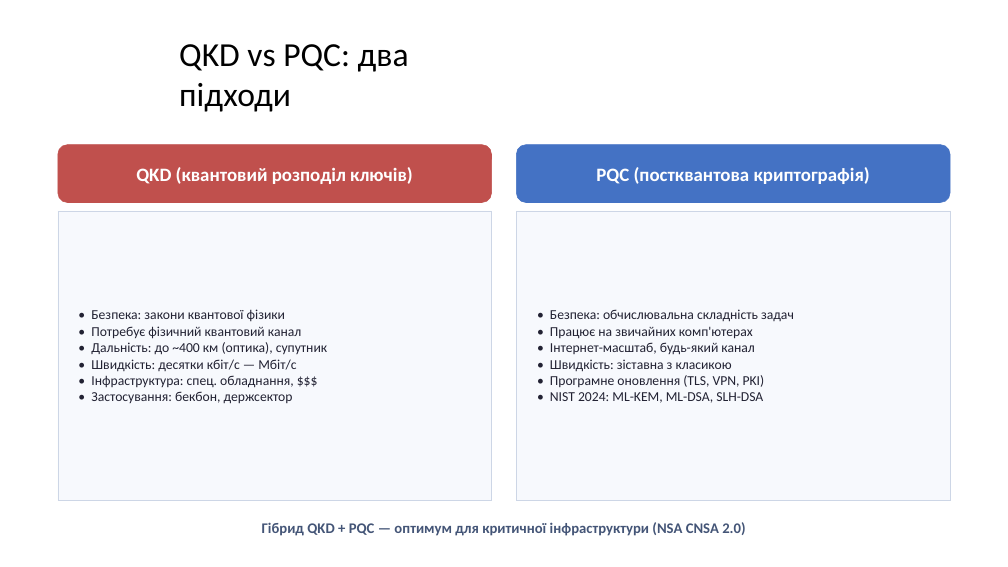
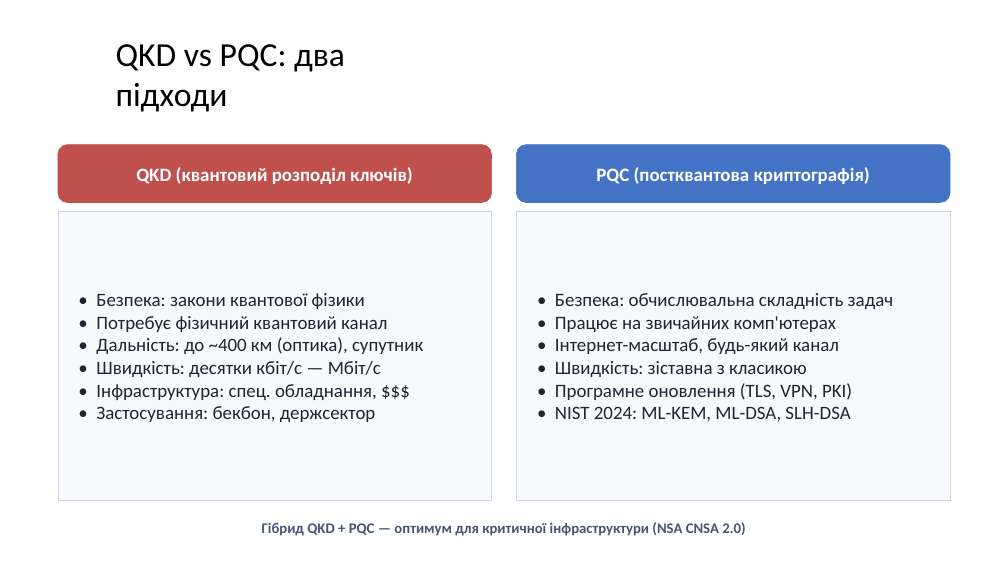
Before and after one commit to Andriykooo/ifntung-studies, a slide deck: slide 9 of Year 1/Постквантова криптографія/UA/2026/PPT/Презентація_4.pptx. Drawn at 1008x567 pixels with LibreOffice and Linux fonts; fonts in the diff are those of the drawing. Boxes give left, top, right and bottom in pixels: in the first picture for what was removed or moved away, otherwise in the second. Text is boxed around its words. In the diff, an @@ line names an element or a change of style, - is before the commit and + after.

Commit message:
feat(post-quantum-cryptography): update formatting for 4th lab

```diff
--- a/Year 1/Постквантова криптографія/UA/2026/PPT/Презентація_4.pptx
+++ b/Year 1/Постквантова криптографія/UA/2026/PPT/Презентація_4.pptx
@@ text "QKD vs PQC: два підходи": place and size @@
-text "QKD vs PQC: два підходи" at [179, 44, 409, 112]
+text "QKD vs PQC: два підходи" at [116, 44, 345, 112]
@@ rectangle "• Безпека: закони квантової фізики" at [58, 211, 492, 501]: size 13 to 18 pt @@
@@ rectangle "• Безпека: обчислювальна складність задач" at [516, 211, 951, 501]: size 13 to 18 pt @@
```
Also in this commit, not shown: 7 other slides changed.
